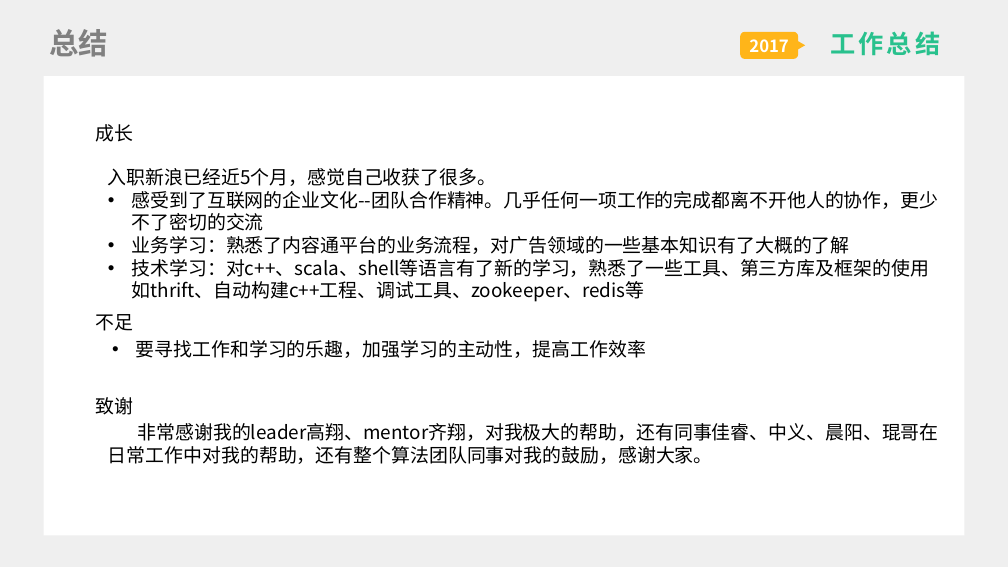
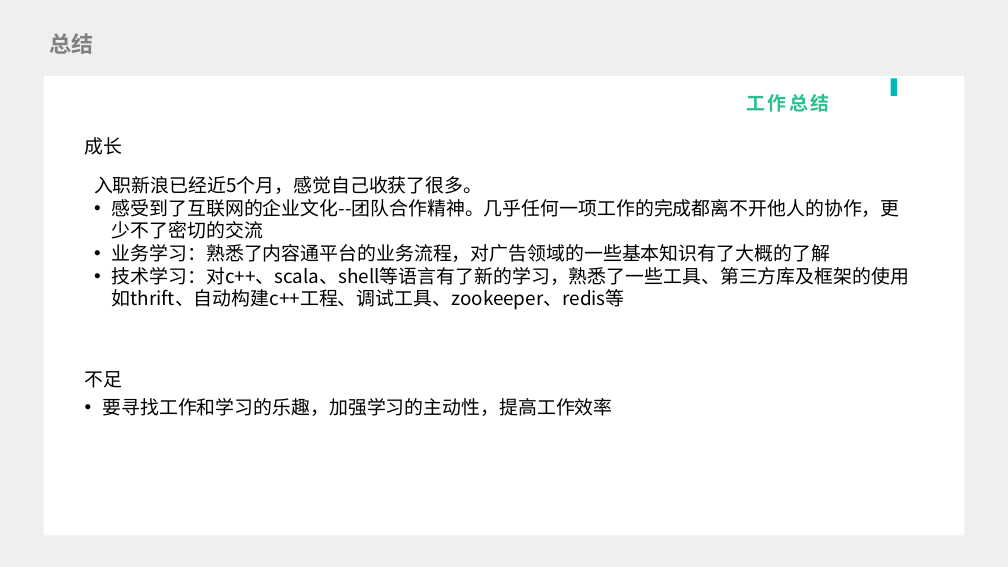
Before and after one commit to liygcoder/workerspace, a slide deck: slide 18 of ppt.pptx (slide 19 before the commit). Drawn at 1008x567 pixels with LibreOffice and Linux fonts; fonts in the diff are those of the drawing. Boxes give left, top, right and bottom in pixels: in the first picture for what was removed or moved away, otherwise in the second. Text is boxed around its words. In the diff, an @@ line names an element or a change of style, - is before the commit and + after.

```diff
--- a/ppt.pptx
+++ b/ppt.pptx
@@ title "总结" at [50, 33, 94, 54]: size 28 to 21 pt @@
@@ rounded rectangle removed at [740, 32, 799, 59] @@
-2017
@@ triangle removed at [799, 41, 805, 49] @@
@@ subtitle "工作总结": place and size @@
-subtitle "工作总结" at [830, 31, 940, 56]
+subtitle "工作总结" at [747, 94, 830, 112]
@@ subtitle "工作总结" at [747, 94, 830, 112]: size 24 to 18 pt, letter spacing 3 to 2.2 pt; less space between paragraphs @@
@@ rectangle added at [891, 79, 897, 96], fill #00B8B4 @@
@@ text "成长": place and size @@
-text "成长" at [95, 124, 133, 142]
+text "成长" at [85, 137, 123, 155]
@@ text "入职新浪已经近5个月，感觉自己收获了很多。": place and size @@
-text "入职新浪已经近5个月，感觉自己收获了很多。" at [108, 168, 939, 302]
+text "入职新浪已经近5个月，感觉自己收获了很多。" at [94, 176, 909, 310]
@@ text at [112, 199, 909, 310]: indent changed @@
@@ text "不足": place and size @@
-text "不足" at [95, 314, 133, 331]
+text "不足" at [85, 371, 123, 388]
@@ text "要寻找工作和学习的乐趣，加强学习的主动性，提高工作效率": place and size @@
-text "要寻找工作和学习的乐趣，加强学习的主动性，提高工作效率" at [136, 340, 646, 358]
+text "要寻找工作和学习的乐趣，加强学习的主动性，提高工作效率" at [102, 398, 612, 416]
@@ text "要寻找工作和学习的乐趣，加强学习的主动性，提高工作效率" at [102, 398, 612, 416]: indent changed @@
@@ text removed at [95, 397, 133, 415] @@
-致谢
@@ text removed at [108, 423, 939, 464] @@
-非常感谢我的leader高翔、mentor齐翔，对我极大的帮助，还有同事佳睿、中义、晨阳、琨哥在日常工作中对我的帮助，还有整个算法团队同事对我的鼓励，感谢大家。
```
Also in this commit, not shown: 12 other slides changed, 6 slides added, 7 slides removed.
